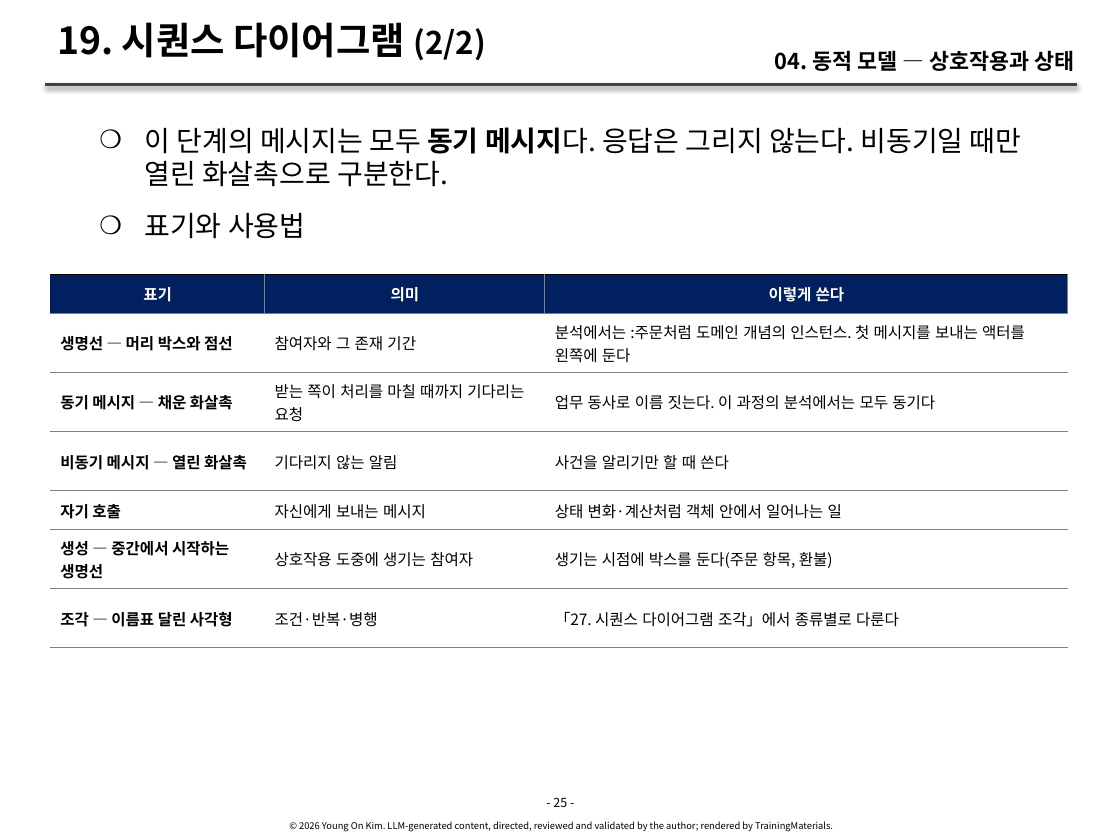
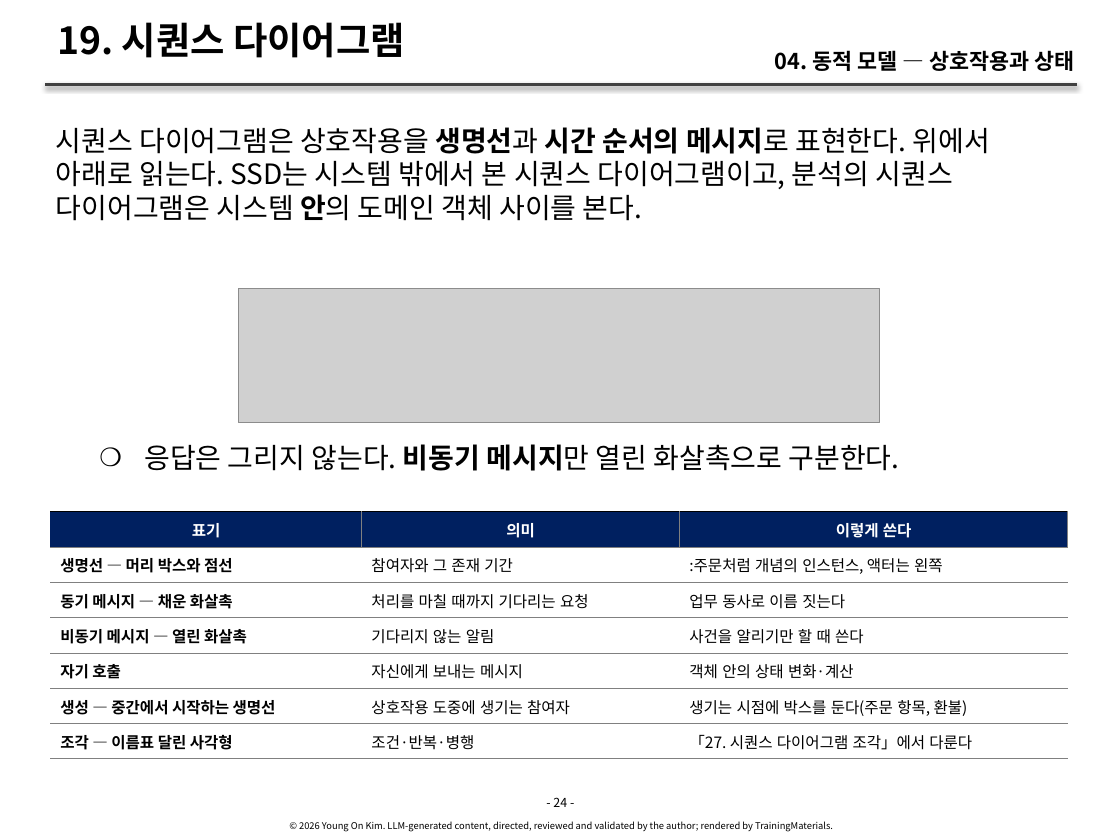
Before and after one commit to YoungSan77/TrainingMaterials, a slide deck: slide 24 of courses/ooad/sessions/s04.pptx (slide 25 before the commit). Drawn at 1120x840 pixels with LibreOffice and Linux fonts; fonts in the diff are those of the drawing; grey boxes stand for pictures. Boxes give left, top, right and bottom in pixels: in the first picture for what was removed or moved away, otherwise in the second. Text is boxed around its words. In the diff, an @@ line names an element or a change of style, - is before the commit and + after.

```diff
--- a/courses/ooad/sessions/s04.pptx
+++ b/courses/ooad/sessions/s04.pptx
@@ title at (57, 22, 405, 58): text changed @@
-19. 시퀀스 다이어그램 (2/2)
+19. 시퀀스 다이어그램
@@ text at (56, 127, 989, 221): text changed @@
-    ❍ 이 단계의 메시지는 모두 동기 메시지다. 응답은 그리지 않는다. 비동기일 때만 열린 화살촉으로 구분한다.
-    ❍ 표기와 사용법
+시퀀스 다이어그램은 상호작용을 생명선과 시간 순서의 메시지로 표현한다. 위에서 아래로 읽는다. SSD는 시스템 밖에서 본 시퀀스 다이어그램이고, 분석의 시퀀스 다이어그램은 시스템 안의 도메인 객체 사이를 본다.
@@ picture added at (239, 289, 880, 423) @@
@@ text added at (144, 444, 900, 471), 18 pt, text #000000 @@
+    ❍ 응답은 그리지 않는다. 비동기 메시지만 열린 화살촉으로 구분한다.
@@ table at (50, 512, 1068, 840) @@
-row 2, column 3: 분석에서는 :주문처럼 도메인 개념의 인스턴스. 첫 메시지를 보내는 액터를 왼쪽에 둔다
+row 2, column 3: :주문처럼 개념의 인스턴스, 액터는 왼쪽
-row 3, column 2: 받는 쪽이 처리를 마칠 때까지 기다리는 요청
+row 3, column 2: 처리를 마칠 때까지 기다리는 요청
-row 3, column 3: 업무 동사로 이름 짓는다. 이 과정의 분석에서는 모두 동기다
+row 3, column 3: 업무 동사로 이름 짓는다
-row 5, column 3: 상태 변화·계산처럼 객체 안에서 일어나는 일
+row 5, column 3: 객체 안의 상태 변화·계산
-row 7, column 3: 「27. 시퀀스 다이어그램 조각」에서 종류별로 다룬다
+row 7, column 3: 「27. 시퀀스 다이어그램 조각」에서 다룬다
@@ table: place and size @@
-table at (50, 274, 1067, 749)
+table at (50, 512, 1068, 840)
@@ text at (553, 797, 567, 807): text changed @@
-- 25 -
+- 24 -
```
Also in this commit, not shown: 52 other slides changed, 6 slides added, 2 slides removed, 44 other files.
